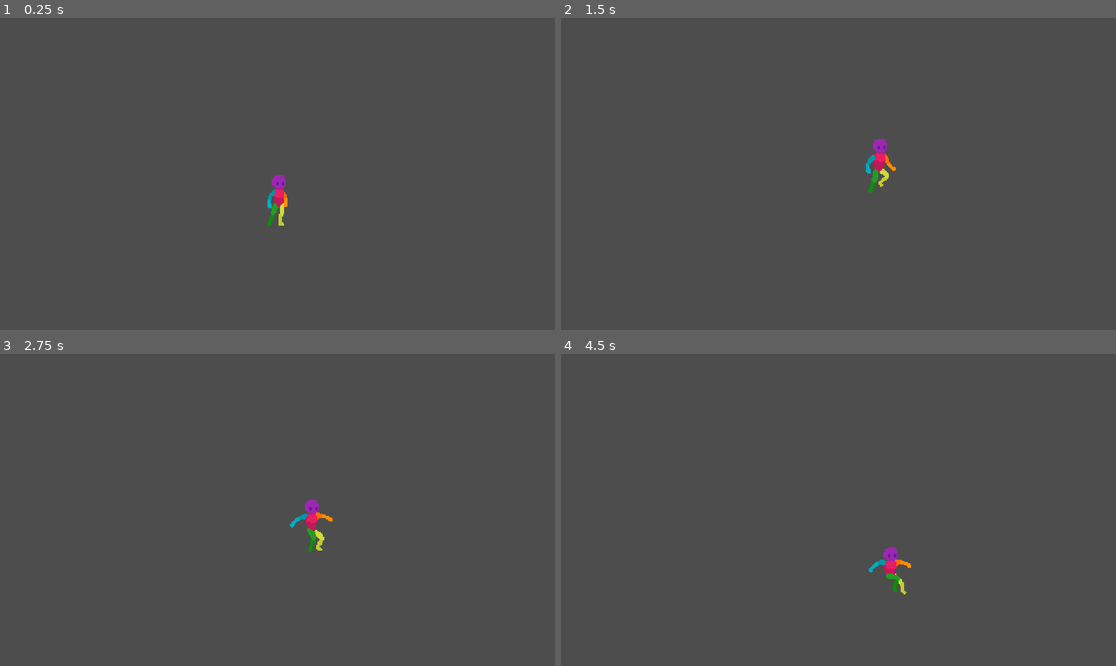
Above: before the commit, frames 1-4 (two rows, left to right).
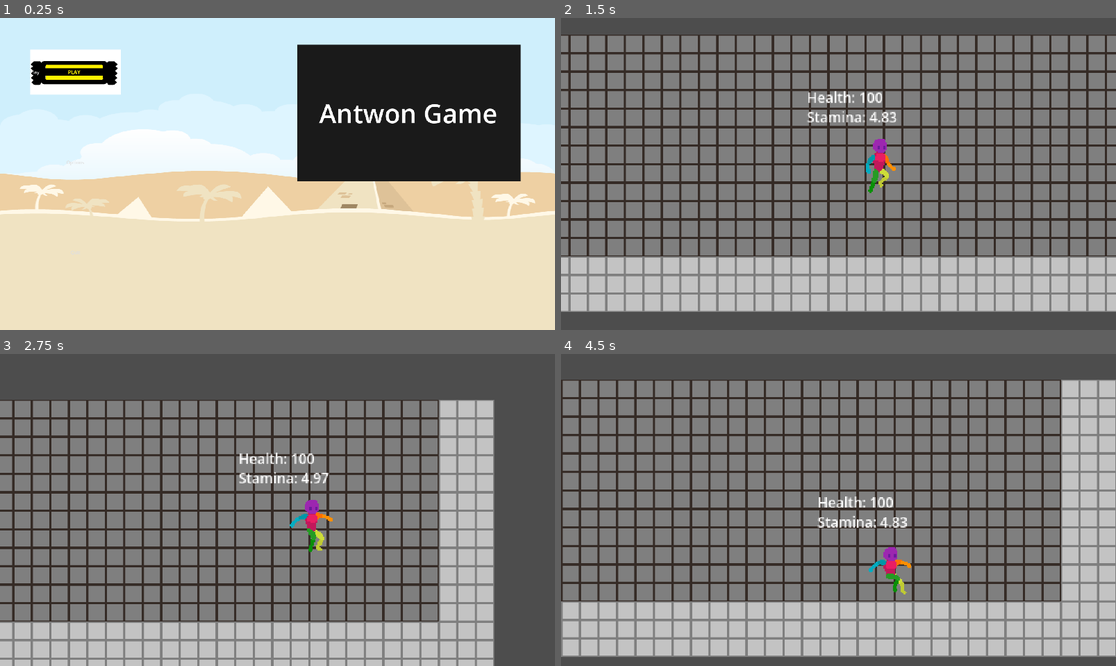
Above: after the commit, the same moments.

Repository: raumonte/Shovel_Gam_Jam
Game: Godot game, scene res://Scenes/main_menu.tscn
Two runs of this game, one before a commit and one after it. Both use one fixed random seed, a clock stepped at 60 frames per second and the inputs below. Before the commit the project starts from res://Scenes/Game.tscn.
Inputs (mouse positions are in pixels of both pictures, inside the frame that each line leads up to):
- Up to frame 1 (0.25 s): no input
- Up to frame 2 (1.5 s): click (638, 71) at 0.5 s, where only the run after the commit has a clickable "Play"; tap Enter (ui_accept) at 1.25 s; hold Right (ui_right) from 1.28 s (still down); hold Shift (Ability_1) from 1.28 s (still down)
- Up to frame 3 (2.75 s): keep holding Right (ui_right); tap Enter (ui_accept) at 1.52, 2.27 s; release Shift (Ability_1) at 2.03 s; tap Shift (Ability_1) at 2.1 s
- Up to frame 4 (4.5 s): release Right (ui_right) at 2.78 s; hold Left (ui_left) 2.78-3.53 s; hold Shift (Ability_1) 2.78-3.53 s; hold Right (ui_right) from 3.53 s (still down); tap Shift (Ability_1) at 3.6 s; tap Enter (ui_accept) at 3.77 s; hold Shift (Ability_1) from 4.28 s (still down)

The runs differ from the first frame. In frame 1, 100% of the frame differs, in the area x 0-100%, y 0-100%; in frame 2, 87%; in frame 3, 74%; in frame 4, 87%.

Commit message:
Continuing Stamina Work
- Added Debug Labels to show Health and Stamina
- Working on Stamina Regen

Diff:
--- a/Scenes/Beetle.tscn
+++ b/Scenes/Beetle.tscn
@@ -1,6 +1,6 @@
 [gd_scene load_steps=6 format=3 uid="uid://dog8ihjv5cf51"]
 
-[ext_resource type="Script" uid="uid://clb1bv4eoo58n" path="res://beetle.gd" id="1_okpmu"]
+[ext_resource type="Script" uid="uid://clb1bv4eoo58n" path="res://Scripts/beetle.gd" id="1_okpmu"]
 [ext_resource type="Texture2D" uid="uid://by1b2w8aoj78n" path="res://Sprites/icon.svg" id="1_ve6qv"]
 [ext_resource type="PackedScene" uid="uid://yxd8b6lomygi" path="res://Scenes/hitbox.tscn" id="3_t72gn"]
 
--- a/Scenes/Player.tscn
+++ b/Scenes/Player.tscn
@@ -259,3 +259,21 @@
 process_callback = 0
 wait_time = 10.0
 one_shot = true
+
+[node name="HealthTxt" type="Label" parent="."]
+offset_left = -62.0
+offset_top = -91.0
+offset_right = -13.0
+offset_bottom = -74.0
+theme_override_font_sizes/font_size = 12
+text = "Health : "
+horizontal_alignment = 1
+
+[node name="StaminaTxt" type="Label" parent="."]
+offset_left = -62.0
+offset_top = -74.0
+offset_right = -4.0
+offset_bottom = -57.0
+theme_override_font_sizes/font_size = 12
+text = "Stamina : "
+horizontal_alignment = 1
--- a/Scenes/hitbox.tscn
+++ b/Scenes/hitbox.tscn
@@ -1,6 +1,6 @@
 [gd_scene load_steps=2 format=3 uid="uid://yxd8b6lomygi"]
 
-[ext_resource type="Script" uid="uid://cajlu5jejlv5k" path="res://hitbox.gd" id="1_i7vqw"]
+[ext_resource type="Script" uid="uid://cajlu5jejlv5k" path="res://Scripts/hitbox.gd" id="1_i7vqw"]
 
 [node name="Hitbox" type="Area2D"]
 script = ExtResource("1_i7vqw")
--- a/Scripts/Player.gd
+++ b/Scripts/Player.gd
@@ -5,11 +5,13 @@
 var RunSpeedincrease = 2.0
 var CrouchSpeeddecrease = 0.5
 var PlayerHealth = 100
-var Stamina = 5
+var MaxStamina = 5
 
 @onready var player_sprite: AnimatedSprite2D = $"Player Sprite"
 @onready var player_collision: CollisionShape2D = $"Player Collision"
 @onready var timer: Timer = $Timer
+@onready var health_txt: Label = $HealthTxt
+@onready var stamina_txt: Label = $StaminaTxt
 
 
 func _physics_process(delta: float) -> void:
@@ -25,14 +27,20 @@
 	# As good practice, you should replace UI actions with custom gameplay actions.
 	var direction := Input.get_axis("ui_left", "ui_right")
 
-	var StaminaUsed = timer.time_left
+	var Stamina = timer.time_left
+	var StaminaUsed = snapped(Stamina, 0.01)
 
 	if Input.is_action_just_pressed("Ability_1"):
 		timer.start(5)
 	elif Input.is_action_just_released("Ability_1"):
 		timer.stop()
-	print(StaminaUsed)
-	Stamina = StaminaUsed
+	if Input.is_action_pressed("Ability_1"):
+		MaxStamina = StaminaUsed
+	print(Stamina)
+
+
+	health_txt.text = "Health: " + str(PlayerHealth)
+	stamina_txt.text = "Stamina: " + str(MaxStamina)
 
 	#Flip the sprite
 	if direction > 0:
--- a/project.godot
+++ b/project.godot
@@ -11,7 +11,7 @@
 [application]
 
 config/name="Shovel_Game_Jam"
-run/main_scene="uid://cfgqnqo7htj7k"
+run/main_scene="uid://c4iuh5umr33ig"
 config/features=PackedStringArray("4.4", "GL Compatibility")
 config/icon="res://Sprites/icon.svg"
 
Renamed: main_menu.tscn -> Scenes/main_menu.tscn
Renamed: beetle.gd -> Scripts/beetle.gd
Renamed: beetle.gd.uid -> Scripts/beetle.gd.uid
Renamed: character_body_2d.gd -> Scripts/character_body_2d.gd
Renamed: character_body_2d.gd.uid -> Scripts/character_body_2d.gd.uid
Renamed: hitbox.gd -> Scripts/hitbox.gd
Renamed: hitbox.gd.uid -> Scripts/hitbox.gd.uid
Renamed: main_menu.gd -> Scripts/main_menu.gd
Renamed: main_menu.gd.uid -> Scripts/main_menu.gd.uid
